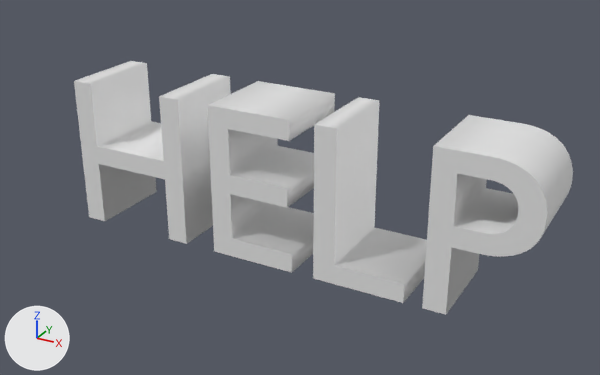
The Blender file objects/help.blend, before and after one commit.
Before and after are seen from a 50 mm lens placed at (40.8, -43.4, 26.3), pointed at (18.1, -2.2, 5.6). The axes (+X, +Y, +Z) are drawn at lower left. The lights are the same throughout. Text is drawn in Blender's own font.

The first picture shows 'Texto'.
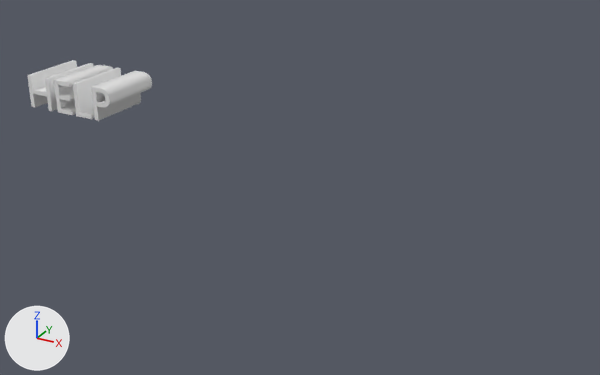
Location of each change, [x1, y1, x2, y2] in pixels of the pictures (600 x 375 px):
'Texto', reshaped, moved, rescaled (75% narrower, 76% shorter)
    before: [74, 61, 573, 315]
    after: [27, 60, 152, 121]

What changed in the scene script:
```text
Change txt_texto:
    txt_texto.extrude: 3.0 -> 2.0
Change ob_texto:
    ob_texto.location: (0.0, 0.0, 0.0) -> (2.0, -6.0, 10.0)
    ob_texto.scale: (15.0, 15.0, 1.0) -> (3.0, 3.0, 1.0)
```
